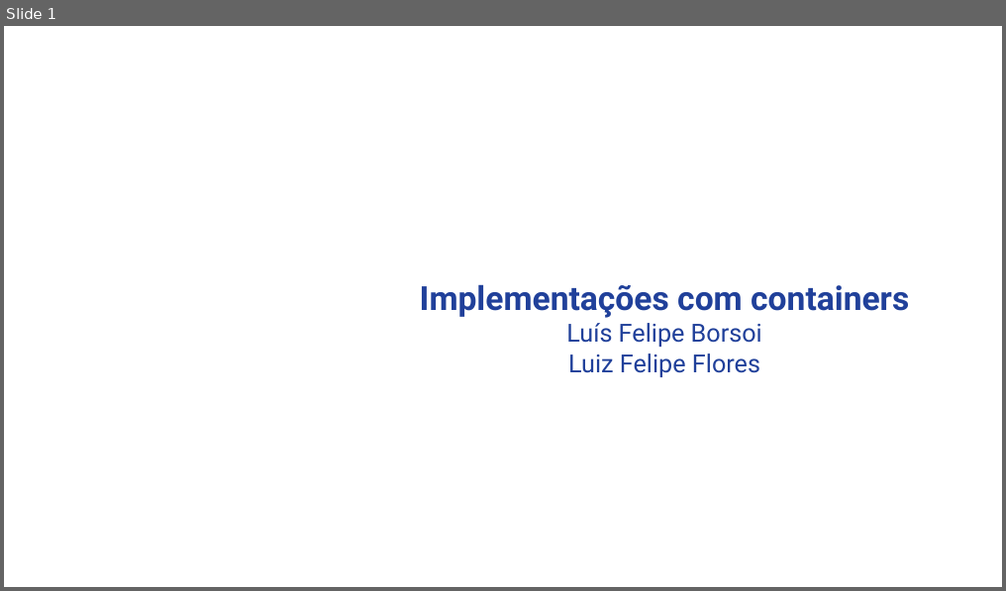
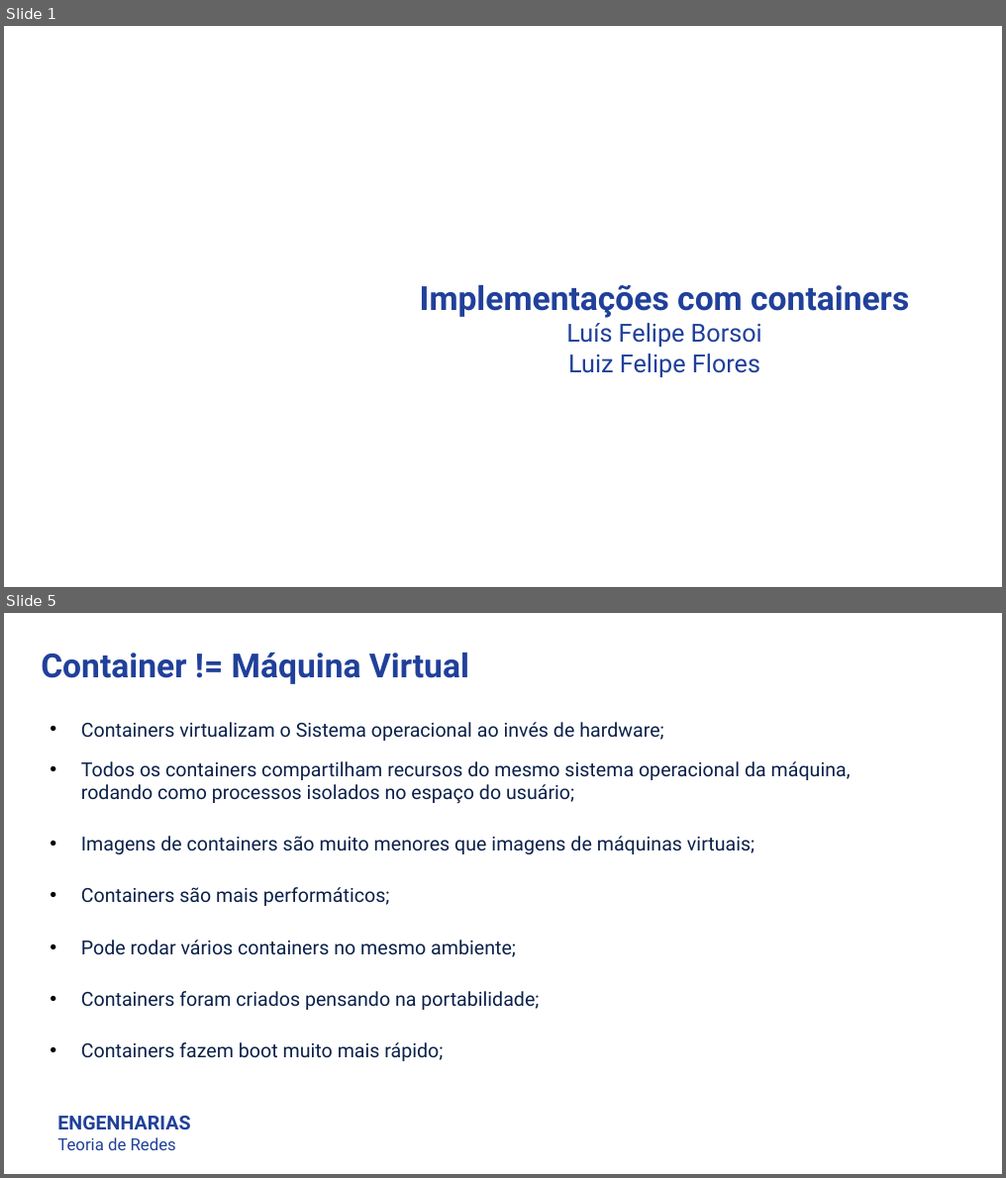
Before and after one commit to luisfelipe998/docker-demo, a slide deck: LuisFelipeBorsoi_LuizFelipeFlores_TGB.pptx. Shown one above the other, each under a label of ours: slide 1 before the commit, slides 1 and 5 after it; the slides between them are not shown. The pictures are 1006x591 and 1006x1178 pixels, drawn with LibreOffice and Linux fonts; fonts in the diff are those of the drawing; background and template pictures are left out. Boxes give left, top, right and bottom in pixels: in the first picture for what was removed or moved away, otherwise in the second. Text is boxed around its words. In the diff, an @@ line names an element or a change of style, - is before the commit and + after.

```diff
--- a/LuisFelipeBorsoi_LuizFelipeFlores_TGB.pptx
+++ b/LuisFelipeBorsoi_LuizFelipeFlores_TGB.pptx
@@ slide 5 added at [4, 613, 1002, 1174], background #FFFFFF @@
@@ text added at [41, 652, 469, 684], 24 pt, text #20409A, bold @@
+Container != Máquina Virtual
@@ text added at [81, 722, 850, 1061], 14 pt, text #0B214A @@
+• Containers virtualizam o Sistema operacional ao invés de hardware;
+• Todos os containers compartilham recursos do mesmo sistema operacional da máquina, rodando como processos isolados no espaço do usuário;
+• Imagens de containers são muito menores que imagens de máquinas virtuais;
+• Containers são mais performáticos;
+• Pode rodar vários containers no mesmo ambiente;
+• Containers foram criados pensando na portabilidade;
+• Containers fazem boot muito mais rápido;
@@ text added at [57, 1116, 190, 1151], 12 pt, text #20409A @@
+ENGENHARIAS
+Teoria de Redes
```
Also in this commit, not shown: 3 slides changed, 25 other slides added, 4 other files.
